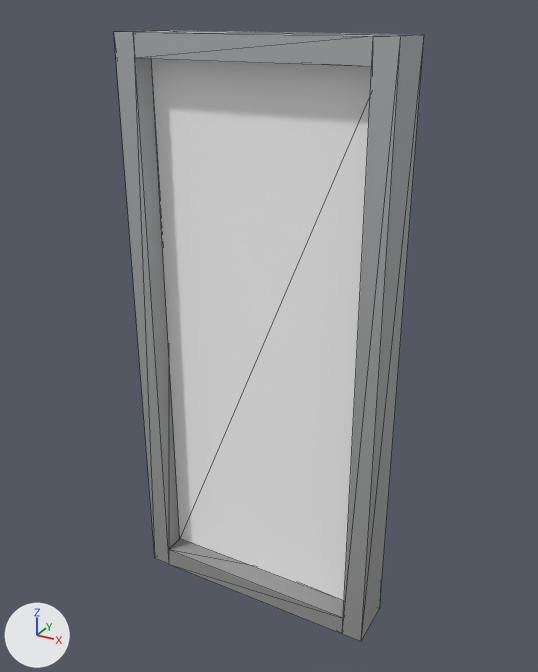
The glTF model models/kit/wall12_glass.glb: old version first, new version second.
Rendered twice from a 50 mm camera at (1.24, -2.2, 2.27) aimed at (0.01, 0.03, 1.15). Arrows for +X, +Y and +Z are at lower left; the lights stay in place. The first picture is the older version. Mesh edges are drawn as thin lines. Vertices at exactly the same position are counted once.

In view in the first picture: 'wall12_glass'.
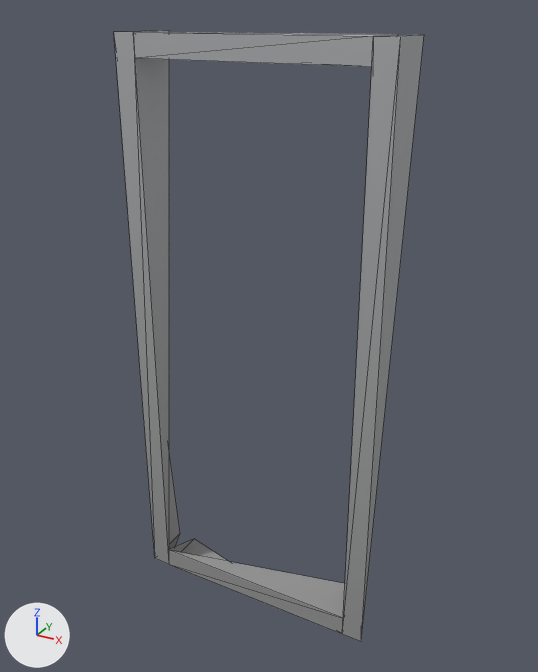
Pixel boxes (x1, y1, x2, y2) of what changed, in the pictures (538 x 672 px):
'wall12_glass', reshaped
    before: (114, 30, 424, 641)
    after: (114, 31, 424, 641)
part 1 of me_base, deleted
    before: (151, 59, 372, 601)
part 2 of me_base, deleted
    before: (121, 30, 424, 641)

The change, as a list of edits to the scene's bpy script:
```text
Change me_base:
    used by ob_wall12_glass; location = (0.0, 0.0, 0.0)
    remove me_base.from_pydata(...)  # 32 vertices, 60 faces; spans x -0.5..0.5, y -0.1..0.1, z 0.0..2.2
    remove me_base.materials.append(mat_pane)
    add me_base.from_pydata(...)  # 20 vertices, 24 faces; spans x -0.5..0.5, y -0.1..0.1, z 0.0..2.2
    me_base part 1: the loose piece of 8 vertices spanning x -0.42..0.42, y -0.01..0.01, z 0.08..2.12 is deleted
    me_base part 2
    4 vertices are removed from x -0.5..0.5, y 0.1, z 0.0..2.2
    24 faces are deleted
```
